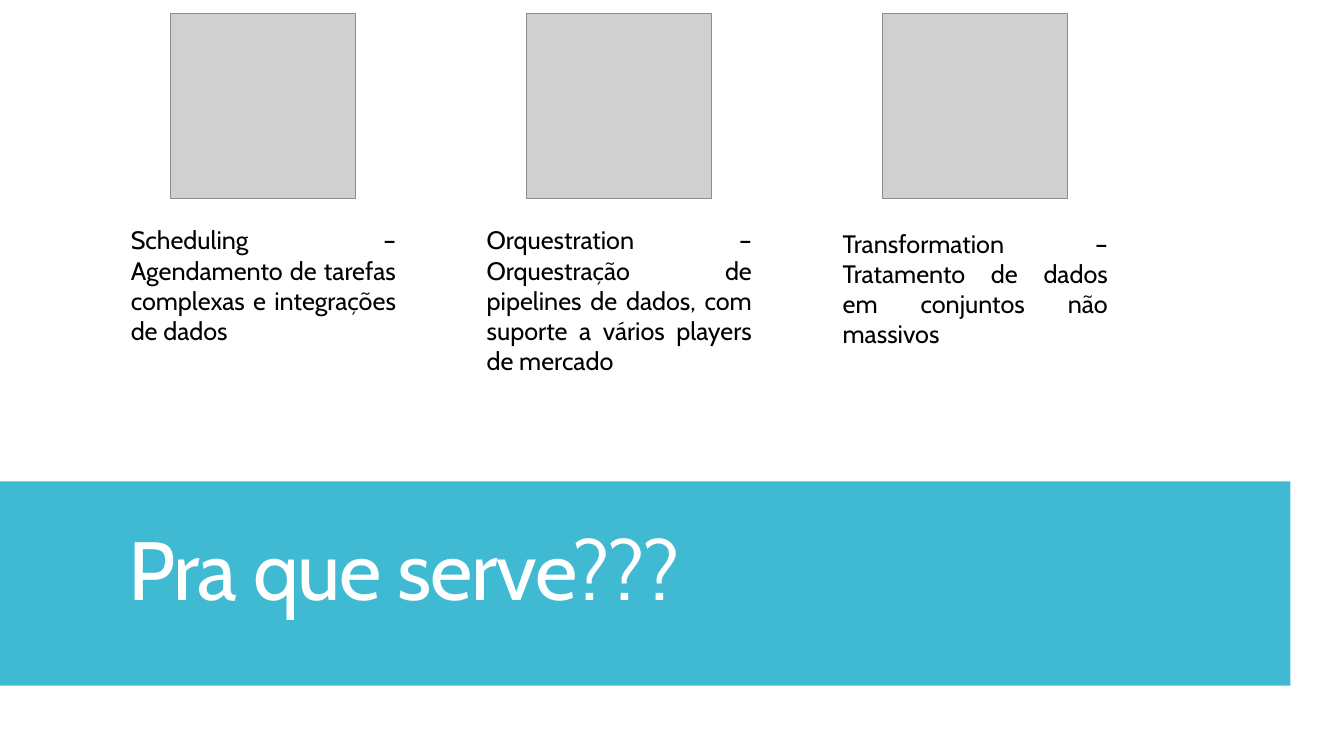
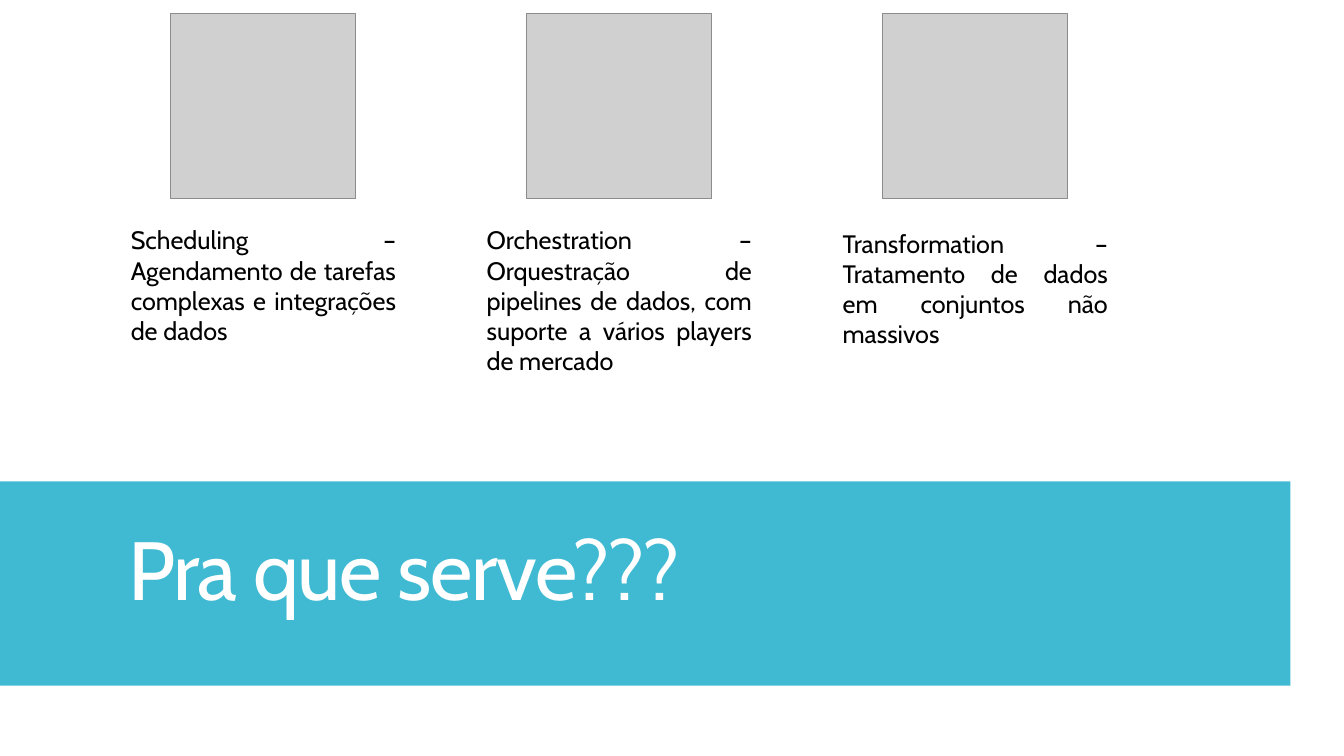
Before and after one commit to lsjleo/airflow-handson, a slide deck: slide 2 of Hands On.pptx. Drawn at 1344x756 pixels with LibreOffice and Linux fonts; fonts in the diff are those of the drawing; grey boxes stand for pictures. Boxes give left, top, right and bottom in pixels: in the first picture for what was removed or moved away, otherwise in the second. Text is boxed around its words. In the diff, an @@ line names an element or a change of style, - is before the commit and + after.

Commit message:
acerto ppt

```diff
--- a/Hands On.pptx
+++ b/Hands On.pptx
@@ text at (x1=487, y1=230, x2=752, y2=371): text changed @@
-Orquestration – Orquestração de pipelines de dados, com suporte a vários players de mercado
+Orchestration – Orquestração de pipelines de dados, com suporte a vários players de mercado
```
